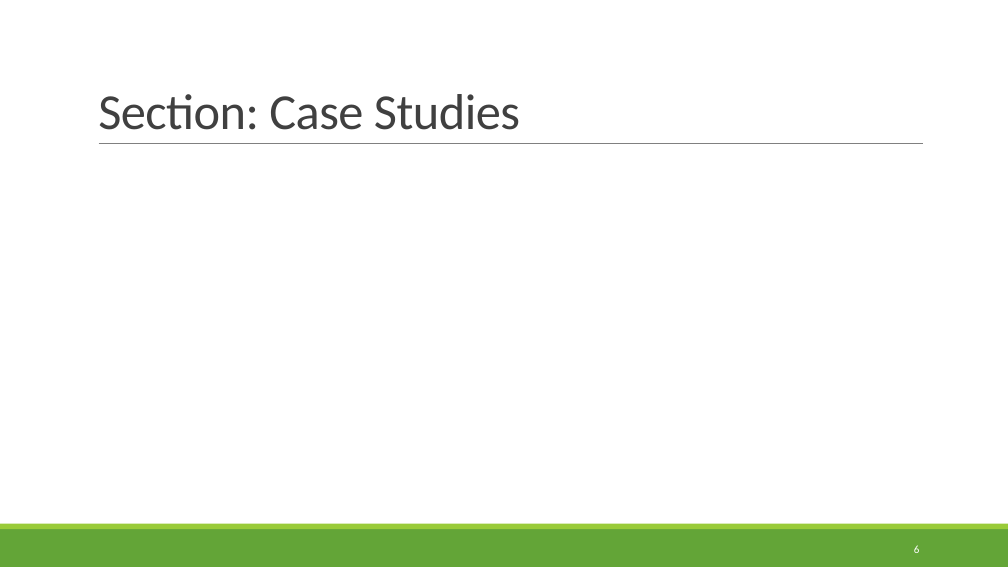
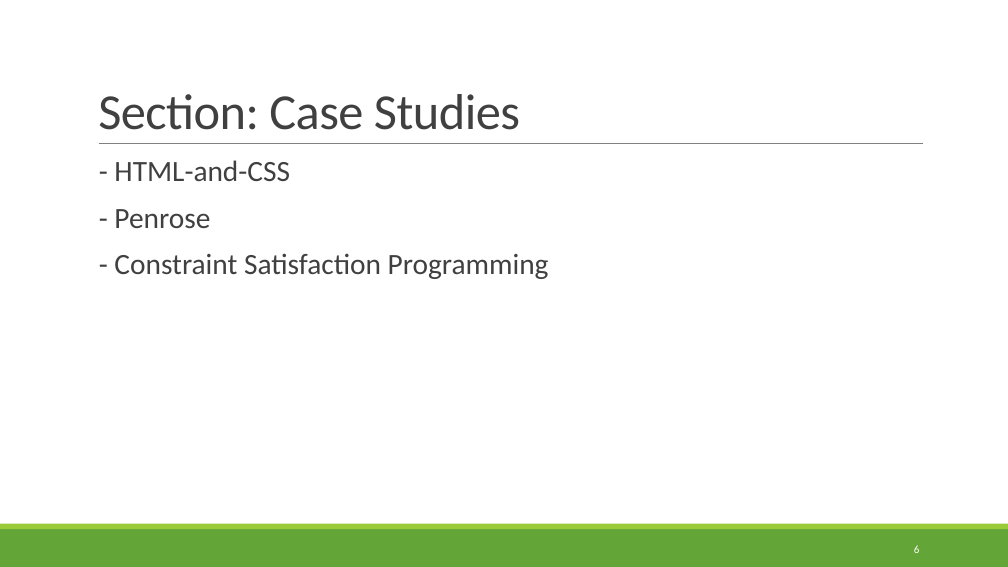
Before and after one commit to rbohrer/pl-course, a slide deck: slide 6 of LectureSlides/99Diagrams.pptx. Drawn at 1008x567 pixels with LibreOffice and Linux fonts; fonts in the diff are those of the drawing. Boxes give left, top, right and bottom in pixels: in the first picture for what was removed or moved away, otherwise in the second. Text is boxed around its words. In the diff, an @@ line names an element or a change of style, - is before the commit and + after.

```diff
--- a/LectureSlides/99Diagrams.pptx
+++ b/LectureSlides/99Diagrams.pptx
@@ text added at <box>114,160,549,279</box>, 28 pt, text #404040 @@
+  - HTML-and-CSS
+  - Penrose
+  - Constraint Satisfaction Programming
```
Also in this commit, not shown: 7 other slides changed, 21 slides added, 9 slides removed.
